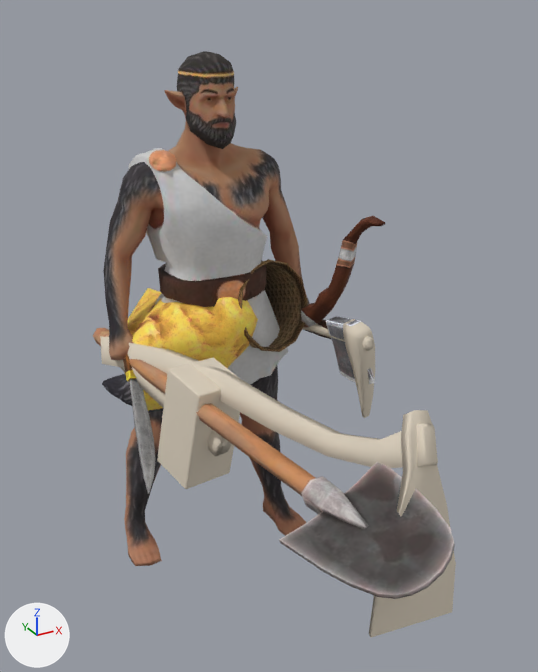
What one commit did to the glTF model public/assets/unit-models/152-lykaonvillager.glb.
Camera for both pictures: a 50 mm camera at (-1.12, -2.55, 2.19) aimed at (0.08, -0.37, 1.1). The axes (+X, +Y, +Z) are drawn at lower left. The lights are the same throughout. The picture after the commit comes second. Vertices at exactly the same position are counted once.

Script lines for the objects in view, before the commit:
```python
me_mesh_0 = bpy.data.meshes.new('Mesh_0')
me_mesh_0.from_pydata(...)  # 2145 vertices, 4218 faces; spans x -0.47..0.47, y -1.64..0.91, z 0.0..2.06
me_mesh_0.materials.append(mat_material_0)  # picture img_image_0
me_mesh_0.materials.append(mat_material_1)  # picture img_image_1
me_mesh_0.materials.append(mat_material_2)  # picture img_image_2
me_mesh_0.materials.append(mat_material_3)  # pale yellow #ddd1bf
me_mesh_0.materials.append(mat_material_4)  # picture img_image_3
me_mesh_0.materials.append(mat_material_5)  # pale yellow #ddd1bf
me_mesh_0.materials.append(mat_material_6)  # pale yellow #ddd1bf
me_mesh_0.materials.append(mat_material_7)  # picture img_image_4
me_mesh_0.materials.append(mat_material_8)  # picture img_image_5
me_mesh_0.materials.append(mat_material_9)  # picture img_image_6
ob_mesh_0 = bpy.data.objects.new('Mesh_0', me_mesh_0)
ob_mesh_0.location = (0.0, 0.0, 0.0)
```
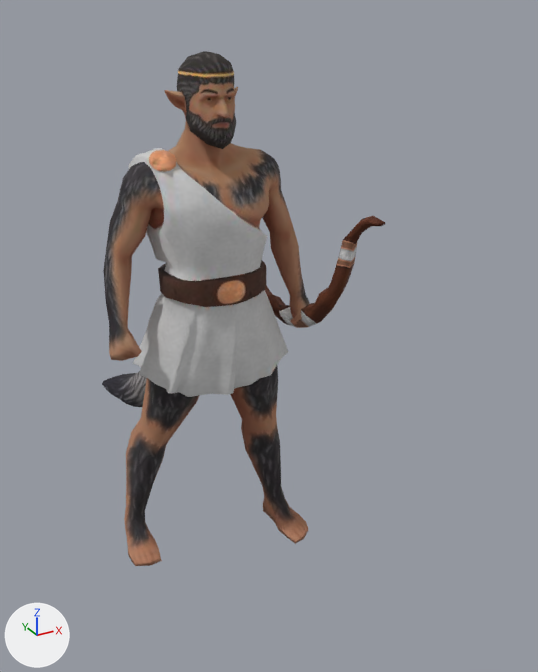
Location of each change, (x1, y1, x2, y2) in pixels of the pictures (538 x 672 px):
'Mesh_0', reshaped (22% narrower, 12% shorter)
    before: (93, 51, 456, 637)
    after: (102, 51, 385, 566)
part 1 of me_mesh_0, deleted
    before: (93, 259, 456, 637)

The edits, one by one:
me_mesh_0 is used by ob_mesh_0; location (0.0, 0.0, 0.0).
me_mesh_0 had 2145 vertices, 4218 faces and spanned x -0.47..0.47, y -1.64..0.91, z 0.0..2.06.
me_mesh_0 now has 1579 vertices, 3150 faces and spans x -0.43..0.43, y -0.63..0.91, z 0.0..2.06.
me_mesh_0 part 1: 14 loose pieces with 566 vertices, spanning x -0.47..0.47, y -1.64..0.33, z 0.7..1.31, are deleted.
me_mesh_0 no longer uses material mat_material_2 (picture img_image_2).
me_mesh_0 no longer uses material mat_material_3 (pale yellow #ddd1bf).
me_mesh_0 no longer uses material mat_material_4 (picture img_image_3).
me_mesh_0 no longer uses material mat_material_5 (pale yellow #ddd1bf).
me_mesh_0 no longer uses material mat_material_6 (pale yellow #ddd1bf).
me_mesh_0 no longer uses material mat_material_7 (picture img_image_4).
me_mesh_0 no longer uses material mat_material_8 (picture img_image_5).
me_mesh_0 no longer uses material mat_material_9 (picture img_image_6).
